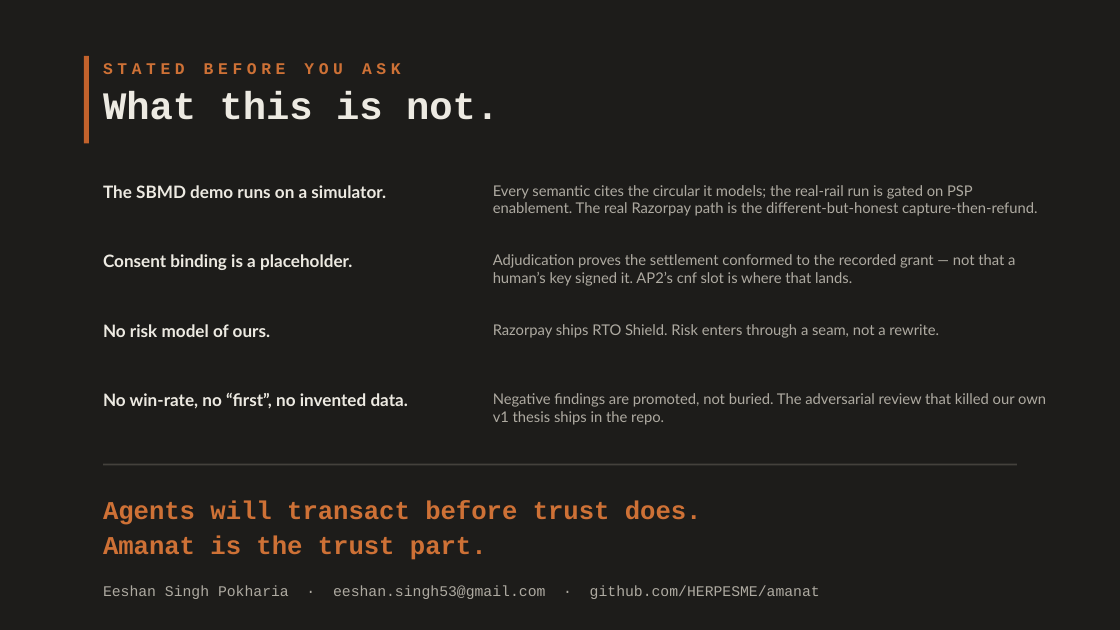
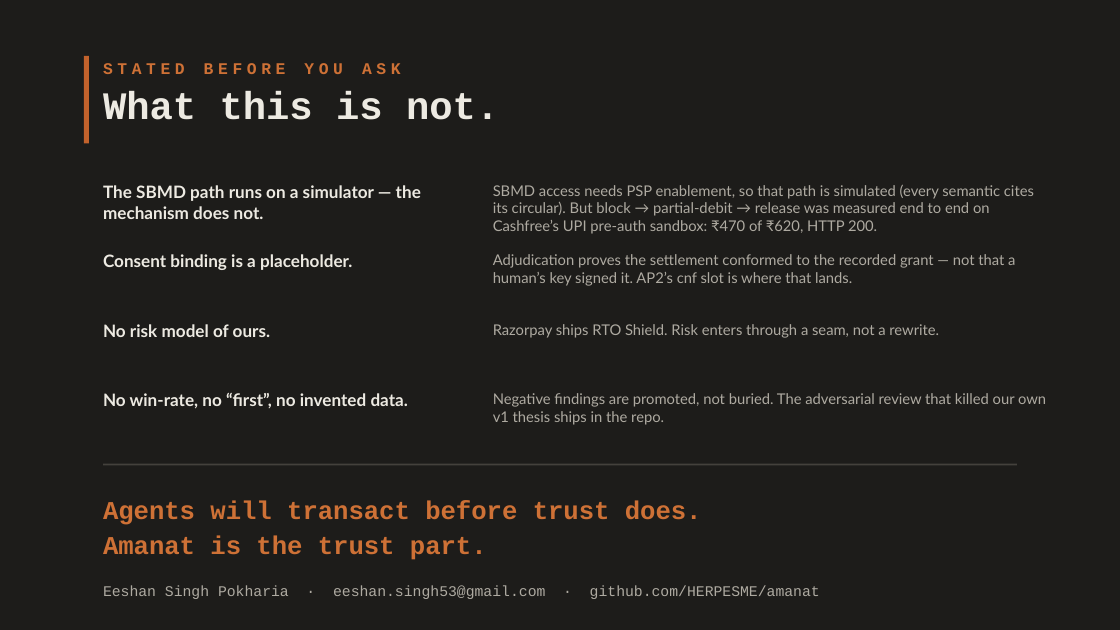
Before and after one commit to HERPESME/amanat, a slide deck: slide 12 of docs/pitch/amanat-deck.pptx. Drawn at 1120x630 pixels with LibreOffice and Linux fonts; fonts in the diff are those of the drawing. Boxes give left, top, right and bottom in pixels: in the first picture for what was removed or moved away, otherwise in the second. Text is boxed around its words. In the diff, an @@ line names an element or a change of style, - is before the commit and + after.

```diff
--- a/docs/pitch/amanat-deck.pptx
+++ b/docs/pitch/amanat-deck.pptx
@@ text at [103,185,421,219]: text changed @@
-The SBMD demo runs on a simulator.
+The SBMD path runs on a simulator — the mechanism does not.
@@ text at [493,185,1034,234]: text changed @@
-Every semantic cites the circular it models; the real-rail run is gated on PSP enablement. The real Razorpay path is the different-but-honest capture-then-refund.
+SBMD access needs PSP enablement, so that path is simulated (every semantic cites its circular). But block → partial-debit → release was measured end to end on Cashfree’s UPI pre-auth sandbox: ₹470 of ₹620, HTTP 200.
```
Also in this commit, not shown: 5 other slides changed, 3 other files.
